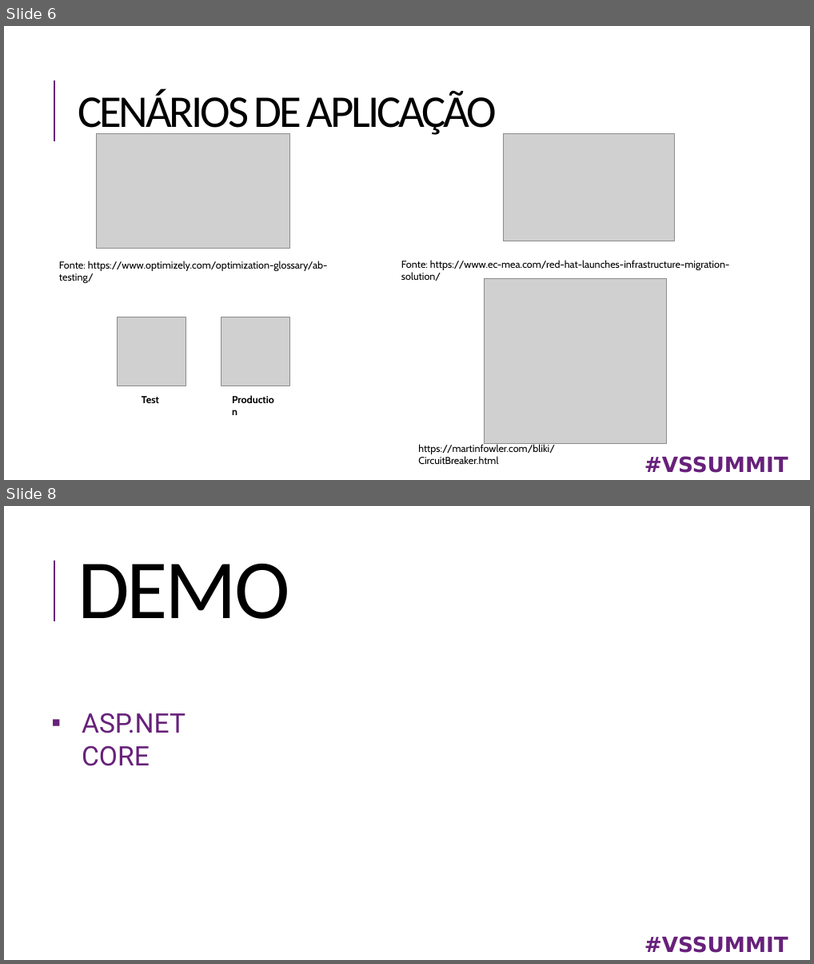
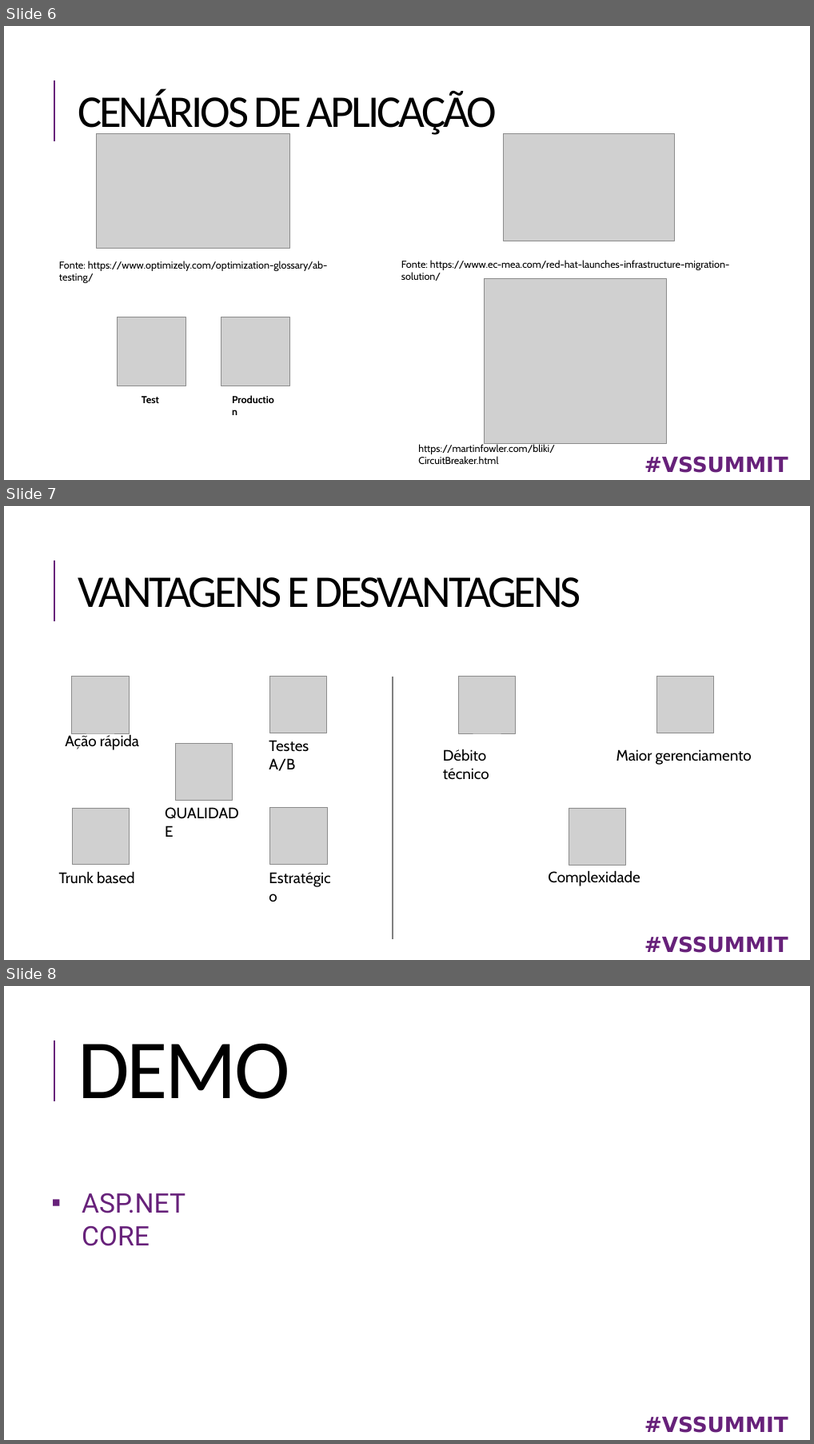
Before and after one commit to codefc/vssummit-sp-2019, a slide deck: deck/VSSUMMIT2018V2.pptx. Shown one above the other, each under a label of ours: slides 6 and 8 before the commit, slides 6, 7 and 8 after it; the slides between them are not shown. The pictures are 814x964 and 814x1444 pixels, drawn with LibreOffice and Linux fonts; fonts in the diff are those of the drawing; grey boxes stand for pictures. Boxes give left, top, right and bottom in pixels: in the first picture for what was removed or moved away, otherwise in the second. Text is boxed around its words. In the diff, an @@ line names an element or a change of style, - is before the commit and + after.

```diff
--- a/deck/VSSUMMIT2018V2.pptx
+++ b/deck/VSSUMMIT2018V2.pptx
@@ slide 7 added at [4, 506, 810, 960], background #FFFFFF; not listed: 1 template element that a slide beside it also shows @@
@@ title added at [78, 577, 582, 608], 54 pt, text #000000 @@
+VANTAGENS E DESVANTAGENS
@@ picture added at [72, 676, 129, 733] @@
@@ picture added at [270, 676, 327, 733] @@
@@ line added from (393, 676) to (393, 939), #808080 2.25 pt @@
@@ picture added at [459, 676, 516, 733] @@
@@ picture added at [657, 676, 714, 733] @@
@@ text added at [65, 734, 139, 750], 18 pt, text #000000 @@
+Ação rápida
@@ picture added at [175, 743, 232, 800] @@
@@ text added at [269, 740, 309, 771], 18 pt, text #000000 @@
+Testes A/B
@@ text added at [443, 749, 490, 780], 18 pt, text #000000 @@
+Débito técnico
@@ text added at [617, 749, 752, 764], 18 pt, text #000000 @@
+Maior gerenciamento
@@ picture added at [72, 808, 130, 864] @@
@@ text added at [159, 800, 249, 844], 18 pt, text #000000 @@
+QUALIDADE
@@ picture added at [270, 808, 327, 864] @@
@@ picture added at [570, 808, 626, 864] @@
@@ text added at [263, 865, 342, 908], 18 pt, text #000000 @@
+Estratégico
@@ text added at [59, 871, 135, 883], 18 pt, text #000000 @@
+Trunk based
@@ text added at [548, 870, 640, 886], 18 pt, text #000000 @@
+Complexidade
@@ text added at [645, 936, 789, 952], 25 pt, text #67217A, bold @@
+#VSSUMMIT
```
Also in this commit, not shown: 1 slide removed.
